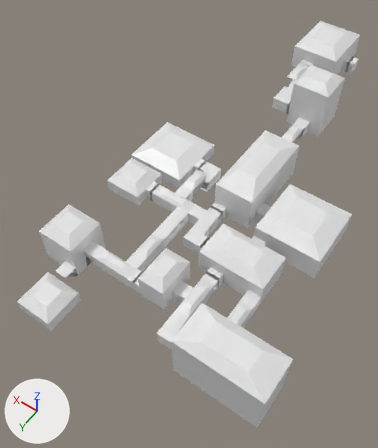
Renders of the FBX model Assets/Models/forgotten_lair_of_the_silent_general.fbx from each side of a commit.
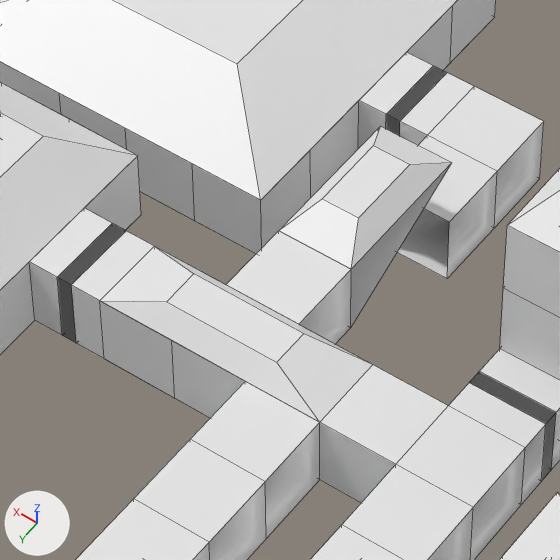
The first picture shows the older version from a 50 mm lens placed at (-11.2, 41.8, 28.9), pointed at (3.2, 21.6, -2.8). The close-ups show both versions on the part from 37% to 59% of the width and 34% to 52% of the height of that picture; other places that the commit changed are outside them. Lighting does not change. The marker at lower left points along +X, +Y and +Z. The close-ups show mesh edges as thin lines. Vertices at the same position are counted once.

Names of what the first close-up shows: 'Room_-1_13', 'Room_1_20', 'Room_1_21', 'Room_1_22', 'Room_2_21', 'Room_3_21', 'Room_3_22', 'Room_3_23', 'Room_4_18', 'Room_6_14', 'Room_6_21', 'Room_7_20'.
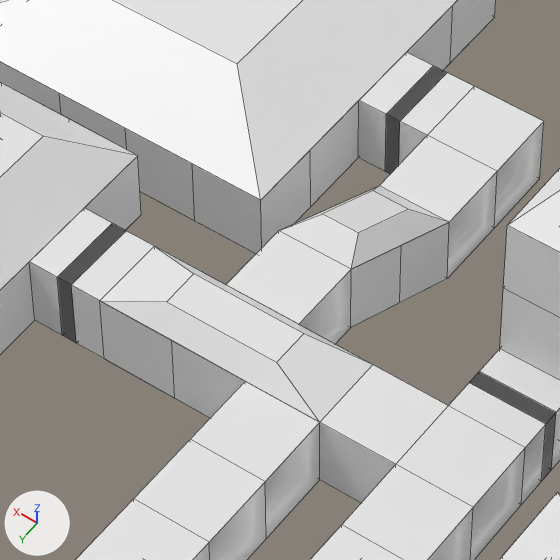
Where the newer file only moved an object's origin or applied its transform, the numbers keep the older frame.

What differs and where, as boxes (x1, y1, x2, y2) in the close-ups (560 x 560 px):
'Room_4_18', reshaped, moved (29% shorter)
    before: (279, 126, 452, 326)
    after: (279, 186, 449, 327)
part 1 of me_ramp_026, added
    after: (279, 186, 449, 327)
part 2 of me_ramp_026, deleted
    before: (279, 126, 452, 326)

The change in detail:
me_ramp_026 is used by ob_room_4_18; location (0.0, 0.0, 0.0).
me_ramp_026 had 10 vertices, 6 faces and spanned x 4.0..5.0, y 18.0..20.0, z -2.0..-0.75.
me_ramp_026 now has 24 vertices, 10 faces and spans x -0.5..0.5, y -1.0..1.0, z -1.0..1.0.
me_ramp_026 part 1: 24 vertices added at x -0.5..0.5, y -1.0..1.0, z -1.0..1.0.
me_ramp_026 part 2: 10 vertices removed from x 4.0..5.0, y 18.0..20.0, z -2.0..-0.75.
me_ramp_026 now uses material mat_wallmaterial_005 (white #e7e7e7).
Object 'Room_4_18' (ob_room_4_18) moves from (0.0, 0.0, 0.0) to (4.5, 19.0, -2.0).
